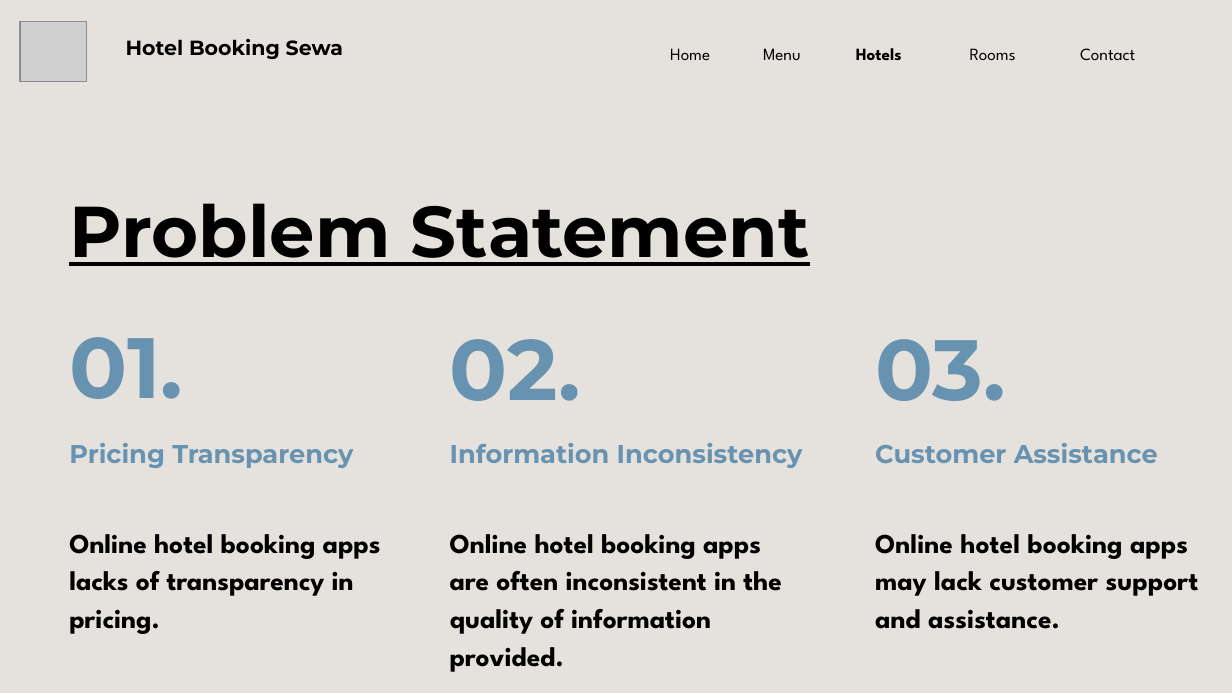
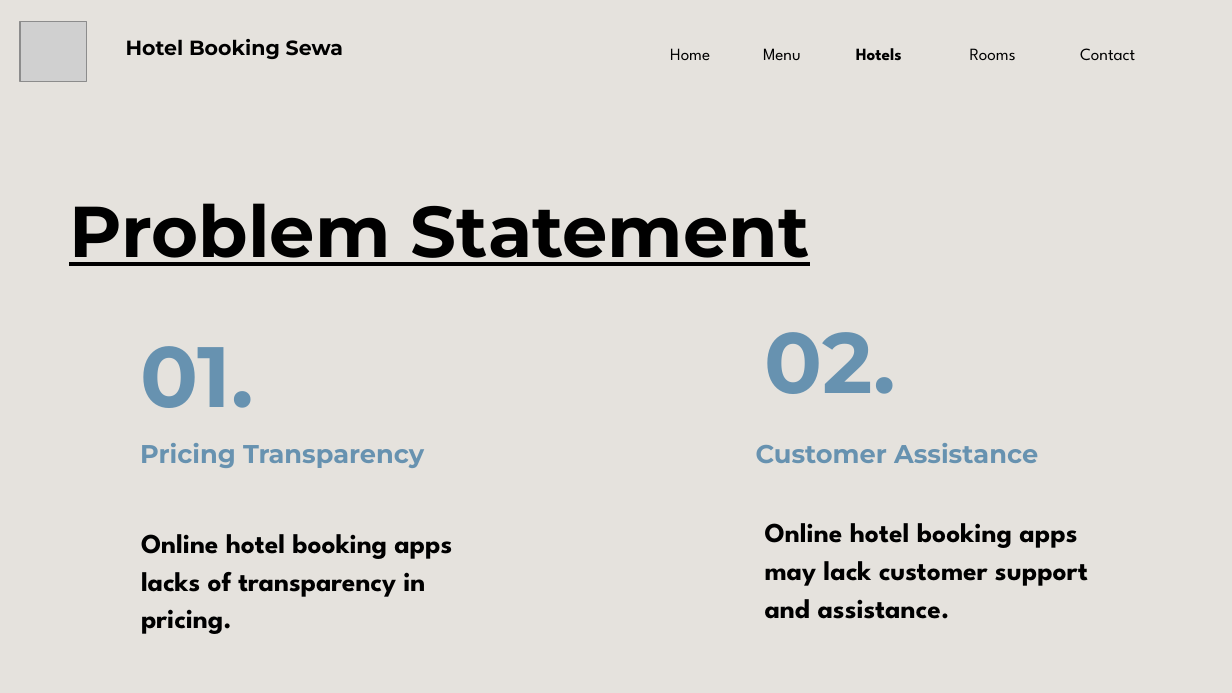
Before and after one commit to lgic-project/Hamro-booking-sewa-frontend, a slide deck: slide 3 of Documentation/Final/Final.Presentation.pptx (slide 4 before the commit). Drawn at 1232x693 pixels with LibreOffice and Linux fonts; fonts in the diff are those of the drawing; grey boxes stand for pictures. Boxes give left, top, right and bottom in pixels: in the first picture for what was removed or moved away, otherwise in the second. Text is boxed around its words. In the diff, an @@ line names an element or a change of style, - is before the commit and + after.

Commit message:
Final Presentation Documentation

```diff
--- a/Documentation/Final/Final.Presentation.pptx
+++ b/Documentation/Final/Final.Presentation.pptx
@@ text "02.": place and size @@
-text "02." at (450, 339, 581, 401)
+text "02." at (765, 332, 896, 394)
@@ text "01.": place and size @@
-text "01." at (69, 337, 183, 399)
+text "01." at (140, 346, 254, 408)
@@ text removed at (875, 339, 1005, 401) @@
-03.
@@ text "Pricing Transparency": place and size @@
-text "Pricing Transparency" at (69, 443, 353, 468)
+text "Pricing Transparency" at (140, 443, 424, 468)
@@ text removed at (450, 443, 803, 468) @@
-Information Inconsistency
@@ text "Customer Assistance": place and size @@
-text "Customer Assistance" at (875, 443, 1158, 463)
+text "Customer Assistance" at (756, 443, 1038, 463)
@@ text "Online hotel booking apps lacks ...": place and size @@
-text "Online hotel booking apps lacks ..." at (69, 534, 381, 634)
+text "Online hotel booking apps lacks ..." at (141, 534, 452, 634)
@@ text removed at (450, 534, 782, 672) @@
-Online hotel booking apps are often inconsistent in the quality of information provided.
@@ text "Online hotel booking apps may ...": place and size @@
-text "Online hotel booking apps may ..." at (875, 534, 1199, 629)
+text "Online hotel booking apps may ..." at (765, 523, 1088, 619)
```
Also in this commit, not shown: 3 other files.
